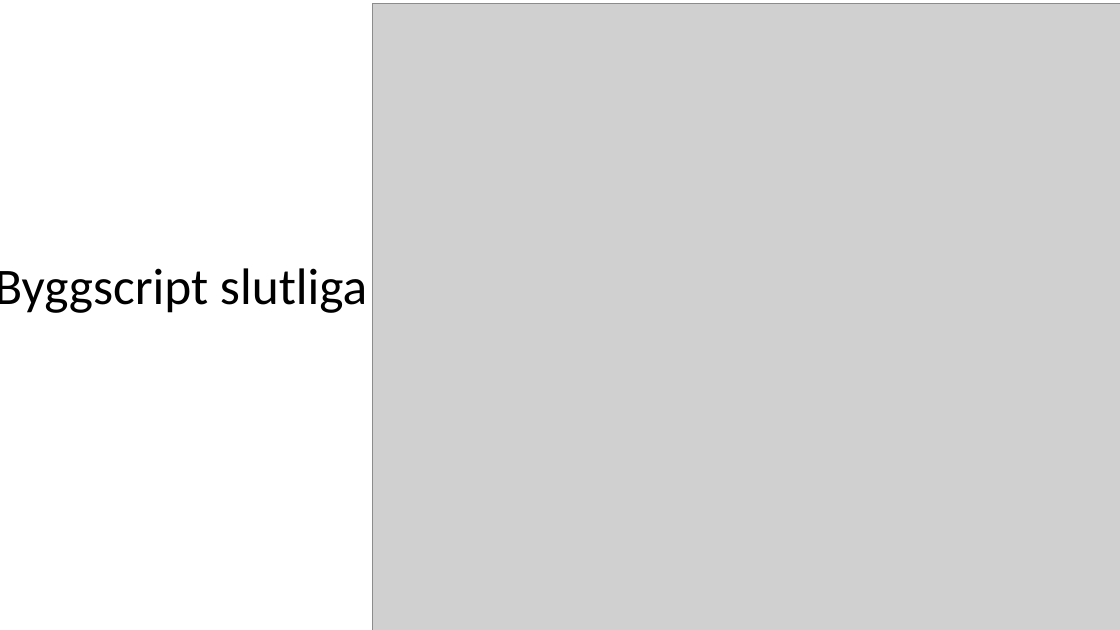
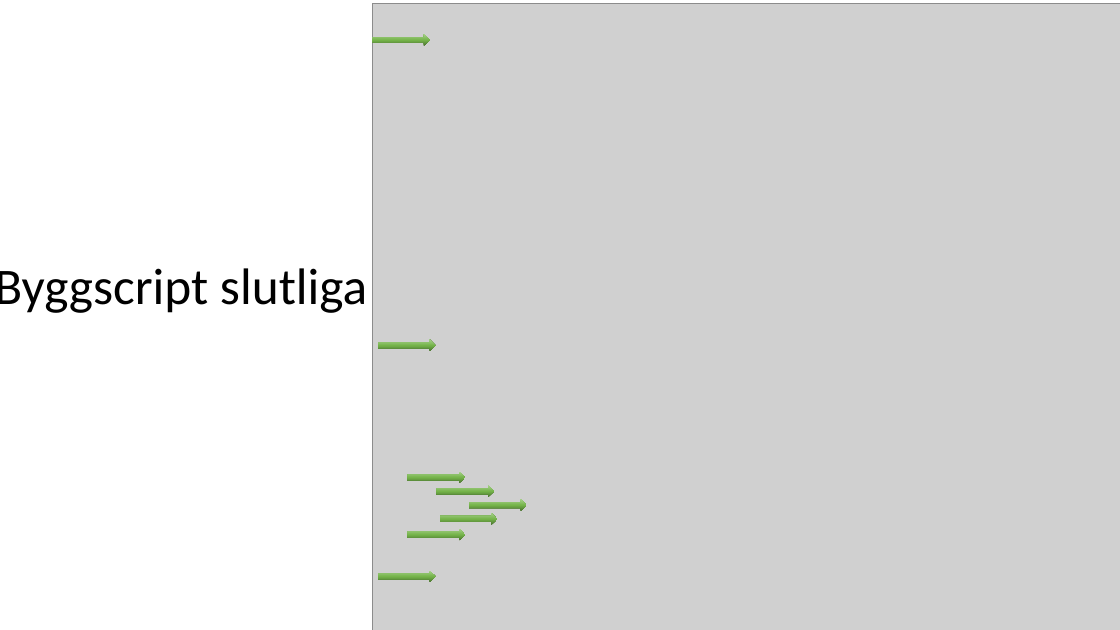
Before and after one commit to fyrtio2/projektINTE, a slide deck: slide 28 of 01 Dokumentation/slutredovisning.pptx (slide 27 before the commit). Drawn at 1120x630 pixels with LibreOffice and Linux fonts; fonts in the diff are those of the drawing; grey boxes stand for pictures. Boxes give left, top, right and bottom in pixels: in the first picture for what was removed or moved away, otherwise in the second. Text is boxed around its words. In the diff, an @@ line names an element or a change of style, - is before the commit and + after.

```diff
--- a/01 Dokumentation/slutredovisning.pptx
+++ b/01 Dokumentation/slutredovisning.pptx
@@ right arrow added at box(372, 34, 430, 46), fill gradient #4B7430 to #74B349 to #A9D18E @@
@@ right arrow added at box(378, 339, 436, 351), fill gradient #4B7430 to #74B349 to #A9D18E @@
@@ right arrow added at box(408, 471, 465, 483), fill gradient #4B7430 to #74B349 to #A9D18E @@
@@ right arrow added at box(437, 486, 495, 497), fill gradient #4B7430 to #74B349 to #A9D18E @@
@@ right arrow added at box(469, 499, 527, 511), fill gradient #4B7430 to #74B349 to #A9D18E @@
@@ right arrow added at box(408, 528, 465, 540), fill gradient #4B7430 to #74B349 to #A9D18E @@
@@ right arrow added at box(439, 513, 497, 525), fill gradient #4B7430 to #74B349 to #A9D18E @@
@@ right arrow added at box(378, 571, 436, 582), fill gradient #4B7430 to #74B349 to #A9D18E @@
```
Also in this commit, not shown: 1 other slide changed, 1 slide added.
